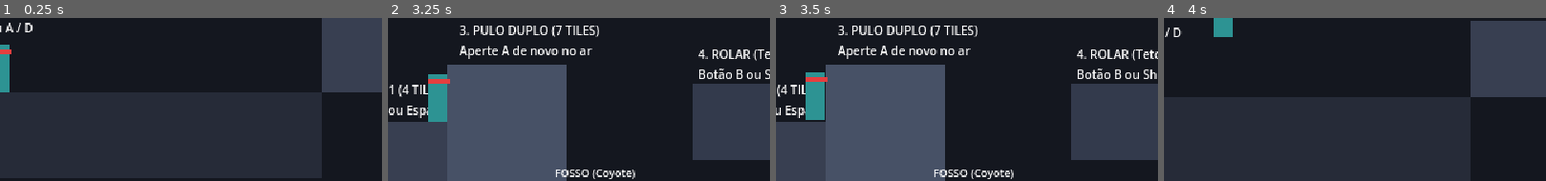
Above: before the commit, frames 1-4 (left to right).
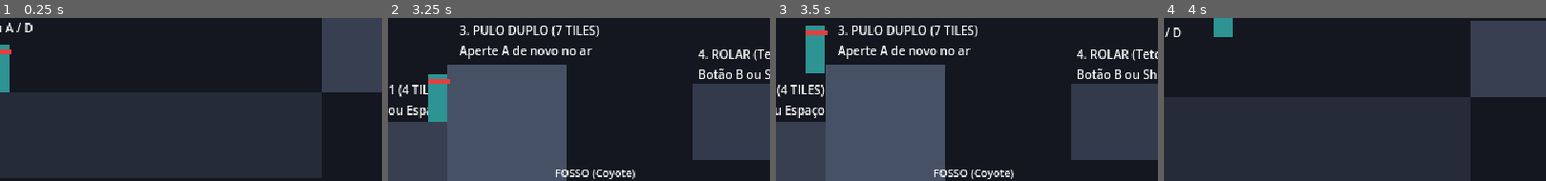
Above: after the commit, the same moments.

Repository: Theadrill/Godot-Roguelike-Prototype
Game: Godot game, scene res://src/world/movement_gym.tscn
The game is run twice, just before and just after one commit, with the same random seed, the same clock (stepped at 60 frames per second) and the same inputs.
Inputs (mouse positions are % of the whole screen's width and height, from its top left):
- Up to frame 1 (0.25 s): no input
- Up to frame 2 (3.25 s): tap A (move_left) at 0.5, 1.25, 2 s; move the mouse to (72, 28) at 0.52 s; hold D (move_right) 0.53-2.03 s; tap Space (jump) at 0.6, 0.77, 1.07, 1.52, 1.55, 1.82, 2.3, 3.02, 3.05 s; click (72, 28) at 0.67 s; move the mouse to (30, 41) at 1.27 s; click (30, 41) at 1.35 s; move the mouse to (60, 5) at 2.02 s; hold A (move_left) 2.03-2.78 s; right-click (60, 5) at 2.1 s; move the mouse to (45, 61) at 2.77 s; hold D (move_right) from 2.78 s (still down); tap Shift (roll) at 2.85 s; click (45, 61) at 2.92 s
- Up to frame 3 (3.5 s): keep holding D (move_right); tap Space (jump) at 3.32 s
- Up to frame 4 (4 s): keep holding D (move_right); tap A (move_left) at 3.5 s; move the mouse to (80, 54) at 3.52 s; tap R at 3.6 s; tap Space (jump) at 3.77, 3.8 s
The pictures show only the part of the screen within x 50-100%, y 19-69%; the shares and areas given below are measured in that part.

Frames 1-2 are identical in both runs. In frame 3, 2.9% of the frame differs, in the area x 7-14%, y 4-63%; in frame 4, nothing differs.

Commit message:
fix(movement): preserve ground jump velocity against walls and prioritize wall jump in air

Diff:
--- a/project.godot
+++ b/project.godot
@@ -1,6 +1,10 @@
 ; Engine configuration file.
 ; It's best edited using the editor UI and not directly,
-; but it can be edited using the editor's text syntax.
+; since the parameters that go here are not all obvious.
+;
+; Format:
+;   [section] ; section goes between []
+;   param=value ; assign values to parameters
 
 config_version=5
 
--- a/src/entities/player/states/double_jump_state.gd
+++ b/src/entities/player/states/double_jump_state.gd
@@ -10,17 +10,16 @@
 	player.last_wall_jump_normal_x = 0.0
 
 func physics_update(delta: float) -> void:
+	# Wall jump check if pressing jump while touching wall
+	if Input.is_action_just_pressed("jump") and player.is_on_wall_only():
+		var wall_norm: float = signf(player.get_wall_normal().x)
+		if wall_norm != player.last_wall_jump_normal_x:
+			state_machine.transition_to("walljump")
+			return
+
 	if Input.is_action_just_pressed("roll"):
 		state_machine.transition_to("roll")
 		return
-
-	if player.is_on_wall_only():
-		var wall_norm: float = signf(player.get_wall_normal().x)
-		if wall_norm != player.last_wall_jump_normal_x:
-			var move_dir: float = Input.get_axis("move_left", "move_right")
-			if signf(move_dir) == -wall_norm:
-				state_machine.transition_to("wallslide")
-				return
 
 	var direction := Input.get_axis("move_left", "move_right")
 	if direction != 0.0:
--- a/src/entities/player/states/fall_state.gd
+++ b/src/entities/player/states/fall_state.gd
@@ -21,6 +21,13 @@
 		player.coyote_timer = 0.0
 		state_machine.transition_to("jump")
 		return
+
+	# Wall jump check while touching wall (takes precedence over double jump)
+	if Input.is_action_just_pressed("jump") and player.is_on_wall_only():
+		var wall_norm: float = signf(player.get_wall_normal().x)
+		if wall_norm != player.last_wall_jump_normal_x:
+			state_machine.transition_to("walljump")
+			return
 
 	if Input.is_action_just_pressed("jump") and player.can_double_jump:
 		state_machine.transition_to("doublejump")
--- a/src/entities/player/states/jump_state.gd
+++ b/src/entities/player/states/jump_state.gd
@@ -6,8 +6,16 @@
 func enter() -> void:
 	player = character as Player
 	player.velocity.y = player.jump_velocity
+	player.last_wall_jump_normal_x = 0.0
 
 func physics_update(delta: float) -> void:
+	# Wall jump check: kick off wall if pressing jump while touching wall in air
+	if Input.is_action_just_pressed("jump") and player.is_on_wall_only():
+		var wall_norm: float = signf(player.get_wall_normal().x)
+		if wall_norm != player.last_wall_jump_normal_x:
+			state_machine.transition_to("walljump")
+			return
+
 	# Double jump check
 	if Input.is_action_just_pressed("jump") and player.can_double_jump:
 		state_machine.transition_to("doublejump")
@@ -17,16 +25,6 @@
 	if Input.is_action_just_pressed("roll"):
 		state_machine.transition_to("roll")
 		return
-
-	# Wall slide check: latch onto wall immediately when touching
-	if player.is_on_wall_only():
-		var wall_norm: float = signf(player.get_wall_normal().x)
-		if wall_norm != player.last_wall_jump_normal_x:
-			var move_dir: float = Input.get_axis("move_left", "move_right")
-			# Allow latching if pressing toward wall or neutral
-			if signf(move_dir) == -wall_norm or abs(move_dir) < 0.2:
-				state_machine.transition_to("wallslide")
-				return
 
 	# Air horizontal control
 	var direction := Input.get_axis("move_left", "move_right")
